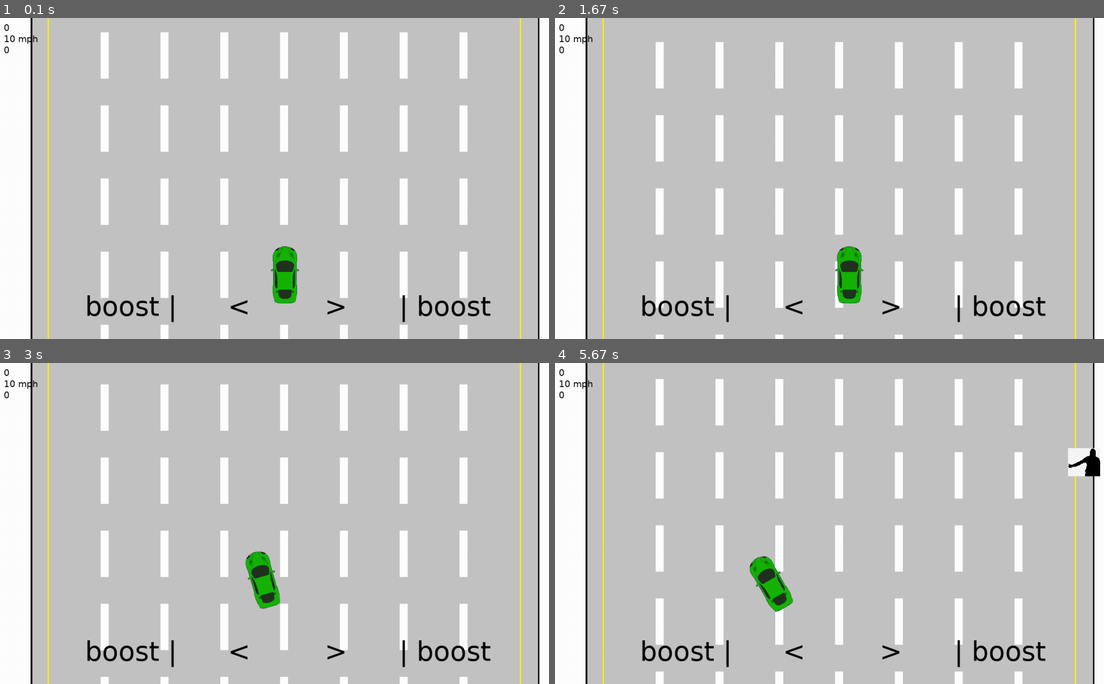
Above: before the commit, frames 1-4 (two rows, left to right).
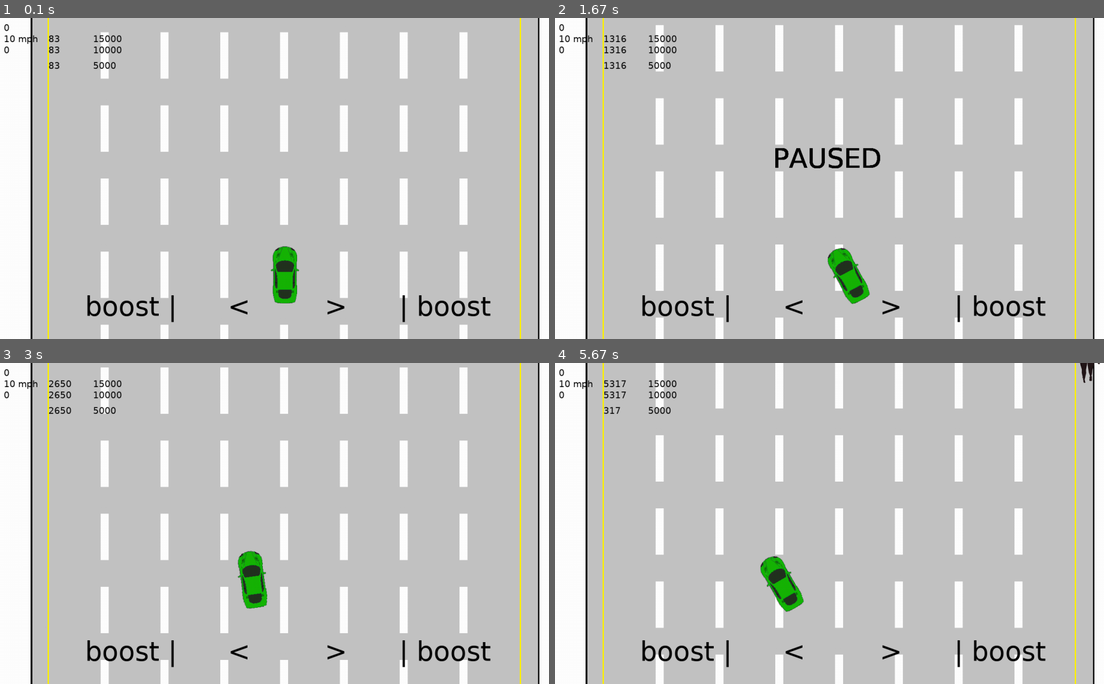
Above: after the commit, the same moments.

Repository: ronrothjr/battleship
Game: pygame game, started from tutorials/scroller/scroller.py
Same seed, same stepped clock (60 frames per second), same inputs: the game is played once before the commit and once after it.
Inputs (mouse positions are in pixels of both pictures, inside the frame that each line leads up to):
- Up to frame 1 (0.1 s): no input
- Up to frame 2 (1.67 s): hold P 0.33-0.8 s; hold Right 0.33-0.8 s; move the mouse to (818, 191) at 0.37 s; hold A 0.83-1.3 s; hold Right 0.83-1.3 s; tap P at 1.33 s
- Up to frame 3 (3 s): tap W at 1.67 s; hold Right 2-2.47 s; move the mouse to (236, 635) at 2.03 s; hold Up 2.5-2.8 s; move the mouse to (104, 481) at 2.53 s; hold Right from 2.83 s (still down); move the mouse to (400, 504) at 2.87 s
- Up to frame 4 (5.67 s): release Right at 3.3 s; hold Left 3.33-3.87 s; move the mouse to (884, 542) at 3.37 s; hold Left 3.9-4.3 s; move the mouse to (785, 552) at 3.93 s; tap Space at 4.33 s; hold Up 4.67-5.03 s; move the mouse to (834, 526) at 4.7 s; hold Right from 5.07 s (still down); move the mouse to (802, 462) at 5.1 s

The runs differ from the first frame. In frame 1, 0.3% of the frame differs, in the area x 8-23%, y 5-17%; in frame 2, 6.2%; in frame 3, 6.1%; in frame 4, 6.5%, in the area x 8-100%, y 0-97%.

Commit message:
add hitchhikers and sounds

Diff:
--- a/tutorials/scroller/scroller.py
+++ b/tutorials/scroller/scroller.py
@@ -1,4 +1,4 @@
-import pygame, sys, os, random, copy, time
+import pygame, sys, os, random, copy, time, numpy
 from pygame.locals import *
 
 abspath = os.path.abspath(__file__)
@@ -29,10 +29,21 @@
 SPEED = 5
 TURN_RADIUS = 30
 SCORE = 0
-
+PAUSED = False
+
+LANES = int( (SCREEN_WIDTH - SHOULDER_WIDTH) / TILE_WIDTH )
+LANES_WIDTH = LANES * TILE_WIDTH - LINE_WIDTH
+MAX_ENEMIES = int(LANES * 0.6)
+SPEED_INC = (0.5) / MAX_ENEMIES
+ENEMY_SPEEDS = [0.65 + (x * SPEED_INC) for x in range(0, MAX_ENEMIES)]
+MAX_SPEED = 8
+DISPLAYSURF = pygame.display.set_mode((SCREEN_WIDTH, SCREEN_HEIGHT), pygame.NOFRAME | pygame.FULLSCREEN | pygame.RESIZABLE)
+DISPLAYSURF.fill(WHITE)
+pygame.display.set_caption("Game")
 font = pygame.font.SysFont("Verdana", 60)
 font_small = pygame.font.SysFont("Verdana", 20)
 game_over = font.render("Game Over", True, BLACK)
+paused = font.render("PAUSED", True, BLACK)
 
 def makeTiledImage( image, width, height ):
     x_cursor = 0
@@ -46,32 +57,40 @@
         x_cursor = 0
     return tiled_image
 
-LANES = int( (SCREEN_WIDTH - SHOULDER_WIDTH) / TILE_WIDTH )
-LANES_WIDTH = LANES * TILE_WIDTH - LINE_WIDTH
-DISPLAYSURF = pygame.display.set_mode((SCREEN_WIDTH, SCREEN_HEIGHT), pygame.NOFRAME | pygame.FULLSCREEN | pygame.RESIZABLE)
-DISPLAYSURF.fill(WHITE)
-pygame.display.set_caption("Game")
-
 tile_image = pygame.image.load('pavement_tile.png').convert_alpha()
 background = makeTiledImage( tile_image, LANES_WIDTH, SCREEN_HEIGHT )
 left_shoulder = pygame.image.load('left_shoulder.png').convert_alpha()
 right_shoulder = pygame.image.load('right_shoulder.png').convert_alpha()
-tile_height = 164
 turn = ''
+
+enemies = pygame.sprite.Group()
+hitchers = pygame.sprite.Group()
+all_sprites = pygame.sprite.Group()
 
 class Enemy(pygame.sprite.Sprite):
     def __init__(self):
         super().__init__()
         self.image = pygame.image.load("enemy.png")
         self.rect = self.image.get_rect()
-        lane = self.get_lane()
-        x = OFFSET_WIDTH + LEFT_SHOULDER + ( lane * TILE_WIDTH ) - int( TILE_WIDTH / 2 )
+        self.lane = self.get_lane()
+        x = OFFSET_WIDTH + LEFT_SHOULDER + ( self.lane * TILE_WIDTH ) - int( TILE_WIDTH / 2 ) - int( self.rect.width / 2 )
         self.rect.center=(x,0)
         self.mask = pygame.mask.from_surface(self.image)
-        self.speed = random.random()
+        self.speed = ENEMY_SPEEDS.pop(random.randrange(0, len(ENEMY_SPEEDS)))
 
     def get_lane(self):
-        return random.randint(1, LANES * 2 - 1)
+        lane = random.randint(1, LANES * 2 - 1)
+        while not self.is_lane_empty(lane):
+            lane = random.randint(1, LANES * 2 - 1)
+        return lane
+
+    def is_lane_empty(self, lane):
+        is_empty = True
+        for e in enemies:
+            if e.lane == lane:
+                    return False
+        return is_empty
+
 
     def move(self):
         global SCORE
@@ -79,8 +98,8 @@
         if (self.rect.bottom > SCREEN_HEIGHT + self.image.get_height()):
             SCORE += 1
             self.rect.top = 0
-            lane = self.get_lane()
-            x = OFFSET_WIDTH + LEFT_SHOULDER + ( lane * int( TILE_WIDTH / 2 ) ) - int( TILE_WIDTH / 2 )
+            self.lane = self.get_lane()
+            x = OFFSET_WIDTH + LEFT_SHOULDER + ( self.lane * int( TILE_WIDTH / 2 ) ) - int( TILE_WIDTH / 2 )
             self.rect.center = (x, 0)
         return turn
 
@@ -127,10 +146,10 @@
             turn = 'down'
         if left:
             if self.angle < TURN_RADIUS:
-                self.angle += 1
+                self.angle += int(SPEED / 5) * 2
         elif right:
             if self.angle > -TURN_RADIUS:
-                self.angle -= 1
+                self.angle -= int(SPEED / 5) * 2
         if self.angle != 0:
             self.turning = 'right' if self.angle > -TURN_RADIUS else 'left'
             x_change = int((SPEED + self.boost) / 3 * (self.angle / TURN_RADIUS * -1))
@@ -153,7 +172,7 @@
         if not up and not down and not left and not right:
             turn = ''
             if self.angle != 0 and self.angle <=TURN_RADIUS and self.angle >= -TURN_RADIUS:
-                self.angle += -1 if self.angle > 0 else 1
+                self.angle += -int(SPEED / 5) * 2 if self.angle > 0 else int(SPEED / 5) * 2
                 self.set_rotation()
         return turn
 
@@ -171,8 +190,8 @@
 class Hitchhiker(pygame.sprite.Sprite):
     def __init__(self):
         super().__init__()
-        self.image = pygame.image.load("hitchhiker.png")
-        self.image = pygame.transform.scale(self.image, (72, 63))
+        self.id = random.choice([1,2,3,4,5,6])
+        self.image = pygame.image.load(f"hitchhiker{self.id}.png")
         self.rect = self.image.get_rect()
         self.mask = pygame.mask.from_surface(self.image)
         sides = []
@@ -183,111 +202,145 @@
         side = random.choice(sides)
         if side == left:
             self.image = pygame.transform.flip(self.image, True, False)
-        self.rect.center=(side, SCREEN_HEIGHT * 0.2)
+        self.rect.center=(side, SCREEN_HEIGHT * -0.05)
 
     def move(self):
         self.rect.move_ip(0, int(SPEED / 2))
         if (self.rect.bottom > SCREEN_HEIGHT + self.image.get_height()):
             self.kill()
 
+    def play(self):
+        pygame.mixer.Sound(f'hitchhiker{self.id}.wav').play()
+
 
 P1 = Player()
-SPAWNTIME = 10000
-last_spawn_tick = 0
-enemies = pygame.sprite.Group()
-hitchers = pygame.sprite.Group()
-all_sprites = pygame.sprite.Group()
 all_sprites.add(P1)
+now = pygame.time.get_ticks()
+SPAWN_ENEMY = 10000
+INC_SPEED = 15000
+SPAWN_HITCHHIKER = 5000
+LAST_SPAWN_ENEMY = now
+LAST_INC_SPEED = now
+LAST_SPAWN_HITCHHIKER = now
 
 tile_placement = TILE_HEIGHT * -1
 
-INC_SPEED = pygame.USEREVENT + 1
-SPAWN_HITCHHIKER = pygame.USEREVENT + 2
-MAX_ENEMIES = 20
-MAX_SPEED = 30
-pygame.time.set_timer(INC_SPEED, 15000)
-pygame.time.set_timer(SPAWN_HITCHHIKER, 5000)
+pygame.mouse.set_pos((int(SCREEN_WIDTH * 0.8), int(SCREEN_HEIGHT * 0.5)))
 
 while True:
+    now = pygame.time.get_ticks()
     for event in pygame.event.get():
-        if event.type == INC_SPEED and SPEED < MAX_SPEED:
-              SPEED += 2
-        if event.type == SPAWN_HITCHHIKER:
-            hitcher = Hitchhiker()
-            hitchers.add(hitcher)
-            all_sprites.add(hitcher)
+        if PAUSED:
+            if event.type in [KEYDOWN, MOUSEBUTTONDOWN, MOUSEMOTION]:
+                PAUSED = False
+                LAST_SPAWN_ENEMY = now - LAST_SPAWN_ENEMY
+                LAST_INC_SPEED = now - LAST_INC_SPEED
+                LAST_SPAWN_HITCHHIKER = now - LAST_SPAWN_HITCHHIKER
+            else:
+                continue
+        elif not PAUSED and event.type == KEYDOWN and event.key == K_p:
+            PAUSED = True
+            LAST_SPAWN_ENEMY = now - LAST_SPAWN_ENEMY
+            LAST_INC_SPEED = now - LAST_INC_SPEED
+            LAST_SPAWN_HITCHHIKER = now - LAST_SPAWN_HITCHHIKER
+            continue
         if event.type == QUIT or event.type == KEYDOWN and event.key == K_ESCAPE:
             pygame.quit()
             sys.exit()
         if event.type == MOUSEBUTTONDOWN or event.type == MOUSEMOTION:
             pos = event.pos
             x = pos[0] / SCREEN_WIDTH
-            turn = 'boost' if x < 0.3 else ('left' if x < 0.45 else ('boost' if x > 0.7 else ('right' if x > 0.55 else '')))
+            click = pygame.mouse.get_pressed()
+            turn = 'boost' if click[2] or x < 0.3 else ('left' if x < 0.45 else ('boost' if x > 0.7 else ('right' if x > 0.55 else '')))
         if event.type == MOUSEBUTTONUP:
             turn = ''
 
-    now = pygame.time.get_ticks()
-    if now - last_spawn_tick >= SPAWNTIME and enemies.__len__() < MAX_ENEMIES:
-        last_spawn_tick = pygame.time.get_ticks()
-        enemy = Enemy()
-        enemies.add(enemy)
-        all_sprites.add(enemy)
-
-    DISPLAYSURF.fill(WHITE)
-    DISPLAYSURF.blit(left_shoulder, (0 + OFFSET_WIDTH, 0))
-    DISPLAYSURF.blit(background, (LEFT_SHOULDER + OFFSET_WIDTH, tile_placement))
-    tile_placement += int(SPEED / 2)
-    if tile_placement > 0:
-        tile_placement = TILE_HEIGHT * -1
-    DISPLAYSURF.blit(right_shoulder, (LEFT_SHOULDER + OFFSET_WIDTH + LANES_WIDTH, 0))
-
-    for entity in all_sprites:
-        DISPLAYSURF.blit(entity.image, entity.rect)
-        if entity == P1:
-            turn = entity.move(turn)
-        else:
-            entity.move()
-
-    scores = font_small.render(str(SCORE), True, BLACK)
-    DISPLAYSURF.blit(scores, (10,10))
-    speed = font_small.render(f'{str((SPEED + P1.boost) * 2)} mph', True, BLACK)
-    DISPLAYSURF.blit(speed, (10,35))
-    count = font_small.render(str(enemies.__len__()), True, BLACK)
-    DISPLAYSURF.blit(count, (10,60))
-    boost_left = font.render('boost |', True, BLACK)
-    DISPLAYSURF.blit(boost_left, (int(SCREEN_WIDTH * 0.15), SCREEN_HEIGHT * 0.85))
-    left = font.render('<', True, BLACK)
-    DISPLAYSURF.blit(left, (int(SCREEN_WIDTH * 0.40), SCREEN_HEIGHT * 0.85))
-    right = font.render('>', True, BLACK)
-    DISPLAYSURF.blit(right, (int(SCREEN_WIDTH * 0.57), SCREEN_HEIGHT * 0.85))
-    boost_right = font.render('| boost', True, BLACK)
-    DISPLAYSURF.blit(boost_right, (int(SCREEN_WIDTH * 0.70), SCREEN_HEIGHT * 0.85))
-
-    for e in enemies:
-        squished = pygame.sprite.spritecollide(e, hitchers, True, pygame.sprite.collide_mask)
-        if squished:
-            for h in squished:
-                h.kill()
-
-    hitched = pygame.sprite.spritecollide(P1, hitchers, True, pygame.sprite.collide_mask)
-    if hitched:
-        for h in hitched:
-            SCORE += 5
-
-    if pygame.sprite.spritecollide(P1, enemies, False, pygame.sprite.collide_mask):
-        pygame.mixer.Sound('crash.wav').play()
-        time.sleep(0.5)
-        DISPLAYSURF.fill(RED)
-        DISPLAYSURF.blit(game_over, ( int(SCREEN_WIDTH / 2) - 150, int(SCREEN_HEIGHT / 2) - 80) )
-        final_score = font.render(f"Final Score: {SCORE}", True, BLACK)
-        DISPLAYSURF.blit(final_score, ( int(SCREEN_WIDTH / 2) - 200, int(SCREEN_HEIGHT / 2) + 100) )
-        pygame.display.update()
+    if PAUSED:
+        DISPLAYSURF.blit(paused, ( int(SCREEN_WIDTH / 2) - 150, int(SCREEN_HEIGHT / 2) - 80) )
+
+    else:
+
+        if now - LAST_INC_SPEED >= INC_SPEED and SPEED < MAX_SPEED:
+            LAST_INC_SPEED = now
+            SPEED += 2
+        if now - LAST_SPAWN_HITCHHIKER >= SPAWN_HITCHHIKER:
+            LAST_SPAWN_HITCHHIKER = now
+            hitcher = Hitchhiker()
+            hitchers.add(hitcher)
+            all_sprites.add(hitcher)
+        if now - LAST_SPAWN_ENEMY >= SPAWN_ENEMY and enemies.__len__() < MAX_ENEMIES:
+            LAST_SPAWN_ENEMY = now
+            enemy = Enemy()
+            enemies.add(enemy)
+            all_sprites.add(enemy)
+
+        DISPLAYSURF.fill(WHITE)
+        DISPLAYSURF.blit(left_shoulder, (0 + OFFSET_WIDTH, 0))
+        DISPLAYSURF.blit(background, (LEFT_SHOULDER + OFFSET_WIDTH, tile_placement))
+        tile_placement += int(SPEED / 2)
+        if tile_placement > 0:
+            tile_placement = TILE_HEIGHT * -1
+        DISPLAYSURF.blit(right_shoulder, (LEFT_SHOULDER + OFFSET_WIDTH + LANES_WIDTH, 0))
+
         for entity in all_sprites:
-            entity.kill()
-        time.sleep(2)
-        pygame.quit()
-        sys.exit()
-
+            DISPLAYSURF.blit(entity.image, entity.rect)
+            if entity == P1:
+                turn = entity.move(turn)
+            else:
+                entity.move()
+
+        scores = font_small.render(str(SCORE), True, BLACK)
+        DISPLAYSURF.blit(scores, (10,10))
+        speed = font_small.render(f'{str((SPEED + P1.boost) * 2)} mph', True, BLACK)
+        DISPLAYSURF.blit(speed, (10,35))
+        speed_spawn = font_small.render(f'{str(now - LAST_INC_SPEED)}', True, BLACK)
+        DISPLAYSURF.blit(speed_spawn, (110,35))
+        inc_speed = font_small.render(f'{str(INC_SPEED)}', True, BLACK)
+        DISPLAYSURF.blit(inc_speed, (210,35))
+        count = font_small.render(str(enemies.__len__()), True, BLACK)
+        DISPLAYSURF.blit(count, (10,60))
+        enemy_spawn = font_small.render(f'{str(now - LAST_SPAWN_ENEMY)}', True, BLACK)
+        DISPLAYSURF.blit(enemy_spawn, (110,60))
+        spawn_enemy = font_small.render(f'{str(SPAWN_ENEMY)}', True, BLACK)
+        DISPLAYSURF.blit(spawn_enemy, (210,60))
+        hitch_spawn = font_small.render(f'{str(now - LAST_SPAWN_HITCHHIKER)}', True, BLACK)
+        DISPLAYSURF.blit(hitch_spawn, (110,95))
+        hitcher = font_small.render(f'{str(SPAWN_HITCHHIKER)}', True, BLACK)
+        DISPLAYSURF.blit(hitcher, (210,95))
+        boost_left = font.render('boost |', True, BLACK)
+        DISPLAYSURF.blit(boost_left, (int(SCREEN_WIDTH * 0.15), SCREEN_HEIGHT * 0.85))
+        left = font.render('<', True, BLACK)
+        DISPLAYSURF.blit(left, (int(SCREEN_WIDTH * 0.40), SCREEN_HEIGHT * 0.85))
+        right = font.render('>', True, BLACK)
+        DISPLAYSURF.blit(right, (int(SCREEN_WIDTH * 0.57), SCREEN_HEIGHT * 0.85))
+        boost_right = font.render('| boost', True, BLACK)
+        DISPLAYSURF.blit(boost_right, (int(SCREEN_WIDTH * 0.70), SCREEN_HEIGHT * 0.85))
+
+        for e in enemies:
+            squished = pygame.sprite.spritecollide(e, hitchers, True, pygame.sprite.collide_mask)
+            if squished:
+                for h in squished:
+                    h.kill()
+
+        hitched = pygame.sprite.spritecollide(P1, hitchers, True, pygame.sprite.collide_mask)
+        if hitched:
+            for h in hitched:
+                h.play()
+                SCORE += 5
+
+        if pygame.sprite.spritecollide(P1, enemies, False, pygame.sprite.collide_mask):
+            pygame.mixer.Sound('crash.wav').play()
+            time.sleep(0.5)
+            DISPLAYSURF.fill(RED)
+            DISPLAYSURF.blit(game_over, ( int(SCREEN_WIDTH / 2) - 150, int(SCREEN_HEIGHT / 2) - 80) )
+            final_score = font.render(f"Final Score: {SCORE}", True, BLACK)
+            DISPLAYSURF.blit(final_score, ( int(SCREEN_WIDTH / 2) - 200, int(SCREEN_HEIGHT / 2) + 100) )
+            pygame.display.update()
+            for entity in all_sprites:
+                entity.kill()
+            time.sleep(2)
+            pygame.quit()
+            sys.exit()
 
     pygame.display.update()
     FramePerSec.tick(FPS)
Binary file added: tutorials/scroller/hitcher.png
Binary file removed: tutorials/scroller/hitchhiker.png
Binary file added: tutorials/scroller/hitchhiker1.png
Binary file added: tutorials/scroller/hitchhiker2.png
Binary file added: tutorials/scroller/hitchhiker3.png
Binary file added: tutorials/scroller/hitchhiker4.png
Binary file added: tutorials/scroller/hitchhiker5.png
Binary file added: tutorials/scroller/hitchhiker6.png
Not shown, added: tutorials/scroller/hitchhiker1.wav
Not shown, added: tutorials/scroller/hitchhiker2.wav
Not shown, added: tutorials/scroller/hitchhiker3.wav
Not shown, added: tutorials/scroller/hitchhiker4.wav
(and 2 more such lines)
